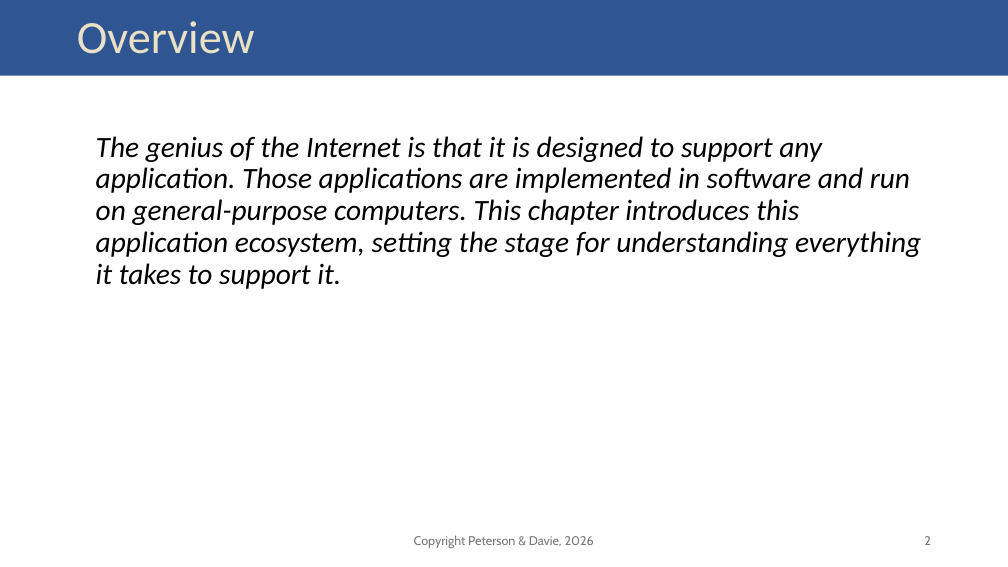
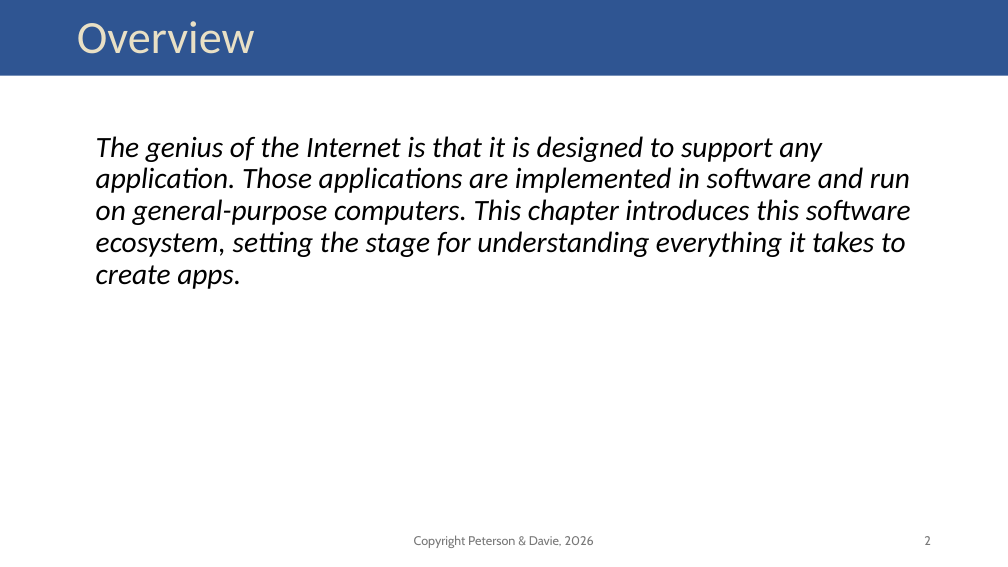
Before and after one commit to SystemsApproach/7E, a slide deck: slide 2 of resources/slides/02_applications.pptx. Drawn at 1008x567 pixels with LibreOffice and Linux fonts; fonts in the diff are those of the drawing. Boxes give left, top, right and bottom in pixels: in the first picture for what was removed or moved away, otherwise in the second. Text is boxed around its words. In the diff, an @@ line names an element or a change of style, - is before the commit and + after.

```diff
--- a/resources/slides/02_applications.pptx
+++ b/resources/slides/02_applications.pptx
@@ text at bbox=[96, 136, 911, 289]: text changed @@
-The genius of the Internet is that it is designed to support any application. Those applications are implemented in software and run on general-purpose computers. This chapter introduces this application ecosystem, setting the stage for understanding everything it takes to support it.
+The genius of the Internet is that it is designed to support any application. Those applications are implemented in software and run on general-purpose computers. This chapter introduces this software ecosystem, setting the stage for understanding everything it takes to create apps.
```
Also in this commit, not shown: 3 other slides changed, 3 slides added, 5 other files.
